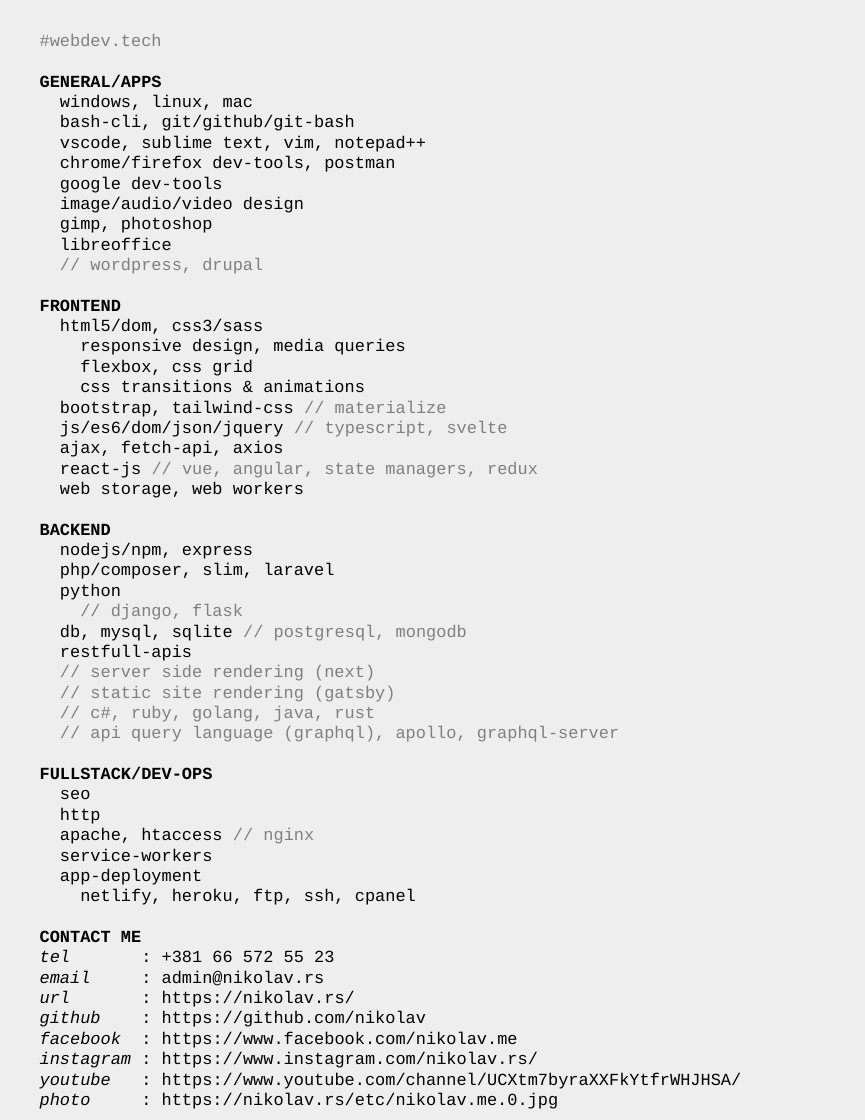
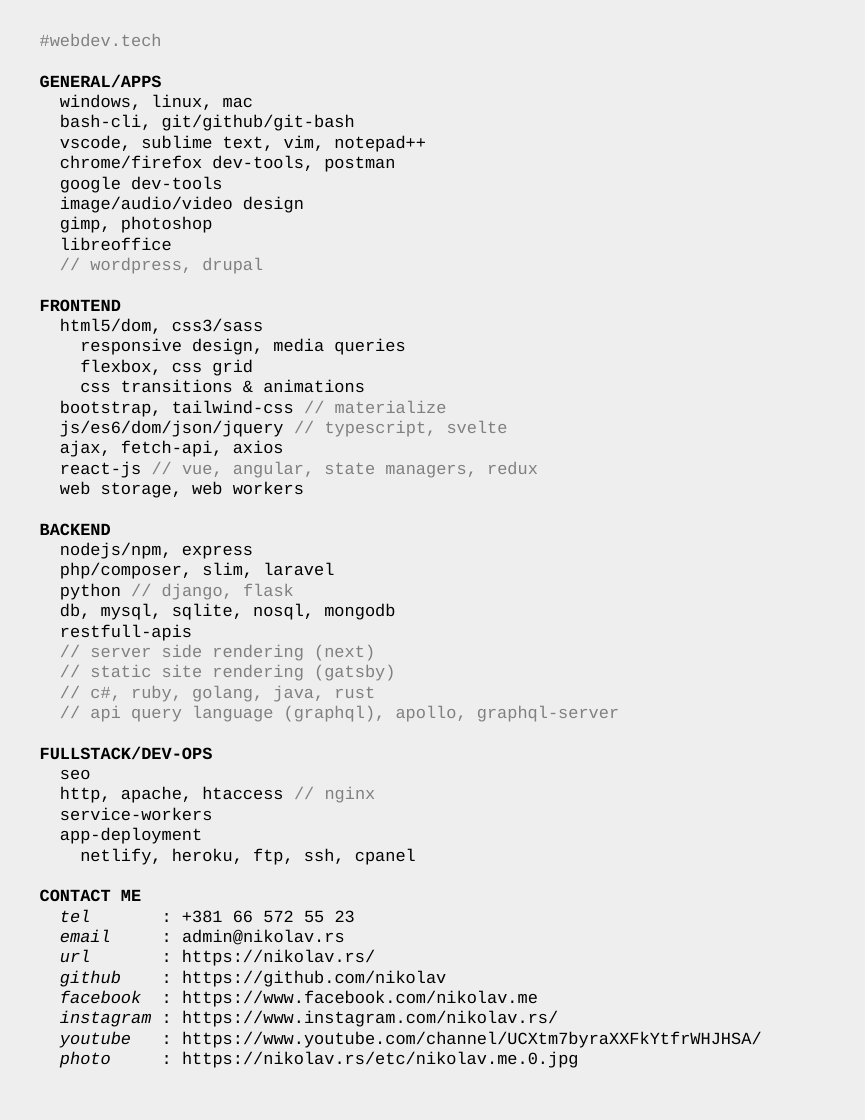
Before and after one commit to nikolav/nikolav.rs, a slide deck: slide 1 of etc/webdev-tech.odp. Drawn at 865x1120 pixels with LibreOffice and Linux fonts; fonts in the diff are those of the drawing. Boxes give left, top, right and bottom in pixels: in the first picture for what was removed or moved away, otherwise in the second. Text is boxed around its words. In the diff, an @@ line names an element or a change of style, - is before the commit and + after.

Commit message:
adds mongo to pdf

```diff
--- a/etc/webdev-tech.odp
+++ b/etc/webdev-tech.odp
@@ text at [60, 583, 395, 620]: text changed; text colour #808080 to #000000 @@
-python
-// django, flask
-db, mysql, sqlite // postgresql, mongodb
+python // django, flask
+db, mysql, sqlite, nosql, mongodb
@@ text at [60, 787, 376, 803]: text changed @@
-http
-apache, htaccess // nginx
+http, apache, htaccess // nginx
```
Also in this commit, not shown: 4 other files.
